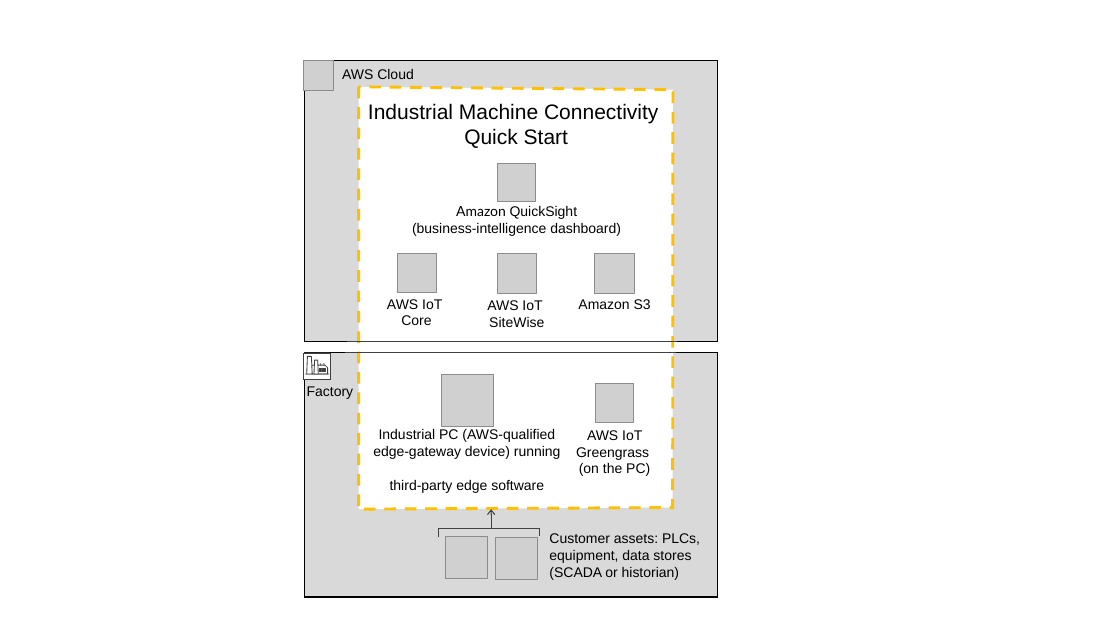
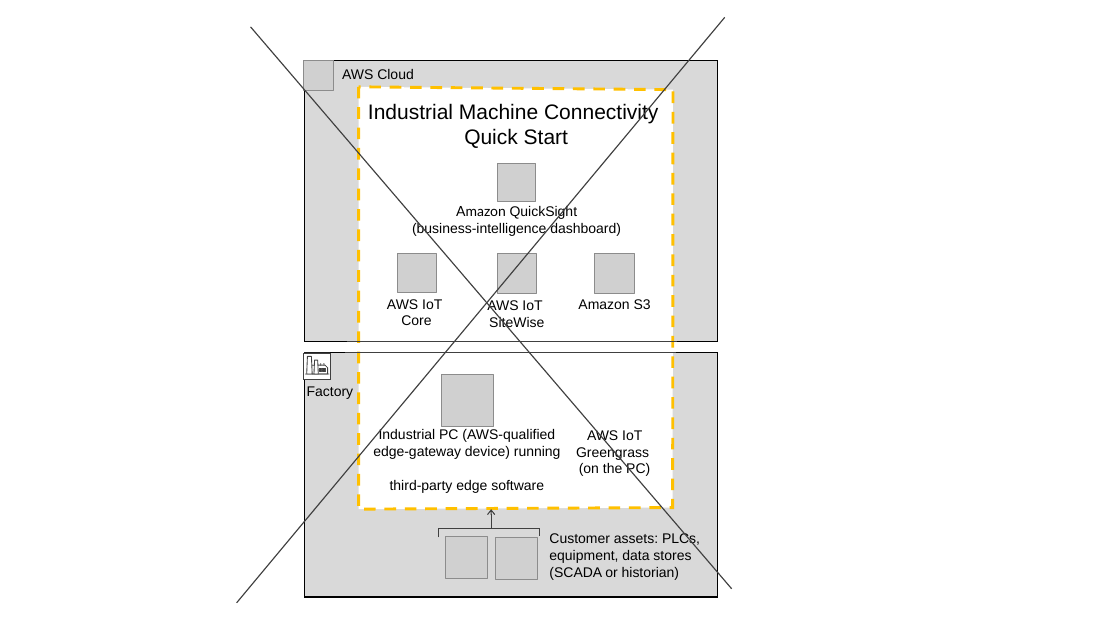
Before and after one commit to oyarushe/quickstart-aws-industrial-machine-connectivity, a slide deck: slide 6 of docs/images/IMC QS images.pptx (slide 4 before the commit). Drawn at 1120x630 pixels with LibreOffice and Linux fonts; fonts in the diff are those of the drawing; grey boxes stand for pictures. Boxes give left, top, right and bottom in pixels: in the first picture for what was removed or moved away, otherwise in the second. Text is boxed around its words. In the diff, an @@ line names an element or a change of style, - is before the commit and + after.

```diff
--- a/docs/images/IMC QS images.pptx
+++ b/docs/images/IMC QS images.pptx
@@ line added from (725, 18) to (237, 603), #404040 1 pt @@
@@ line added from (732, 589) to (250, 27), #404040 1 pt @@
@@ picture removed at box(596, 384, 634, 423) @@
```
Also in this commit, not shown: 3 other slides changed, 1 slide added, 10 other files.
